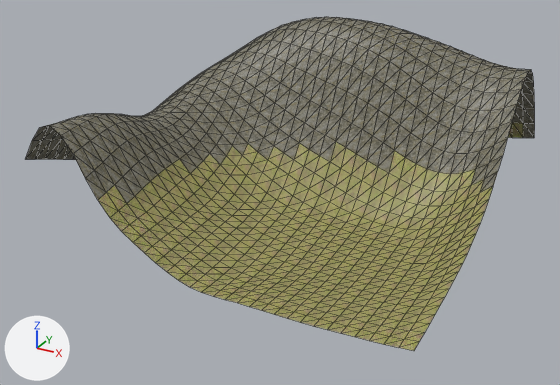
A saved change to the glTF model assets/levels/overworld/chunk_-1_0.glb.
The view is the same before and after, from a camera (50 mm lens) standing at (56.5, -111.3, 59.8) and looking at (-1.7, -5.5, 6.9). Every picture has the same lights, and +X, +Y and +Z are marked at lower left. The first picture is the older version. Mesh edges are drawn as thin lines. Vertices at exactly the same position are counted once.

Objects in the first picture: 'chunk_-1_0-col'.
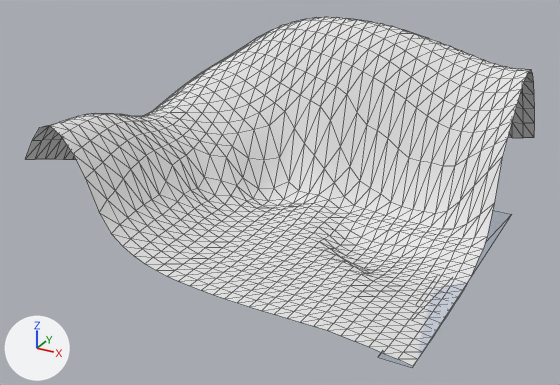
Location of each change, (x1, y1, x2, y2) in pixels of the pictures (560 x 385 px; the box of a moved part takes in the faces that stretch with it):
'chunk_-1_0-col', reshaped
    before: (26, 17, 535, 351)
    after: (26, 17, 535, 366)
'Plane-water', added
    after: (378, 211, 512, 367)
part 1 of me_chunk__1_0, moved or reshaped
    before: (86, 66, 507, 351)
    after: (85, 66, 507, 366)
part 2 of me_chunk__1_0, recoloured
    before: (98, 123, 523, 351)
    after: (99, 123, 523, 366)
part 3 of me_chunk__1_0, recoloured (grey to white)
    before: (26, 17, 535, 203)
    after: (26, 17, 535, 238)

The change, as a list of edits to the scene's bpy script:
```text
Add mat_terrain:
    mat_terrain = principled_material('terrain')
    mat_terrain.base_color = (0.8, 0.8, 0.8)  # white #e7e7e7
    mat_terrain.roughness = 1.0
Add mat_water:
    mat_water = principled_material('water')
    mat_water.base_color = (0.0, 0.255, 0.8)  # blue #008ae7
    mat_water.alpha = 0.15
Change me_chunk__1_0:
    used by ob_chunk__1_0_col; location = (0.0, 0.0, 0.0)
    remove me_chunk__1_0.from_pydata(...)  # 1089 vertices, 2048 faces; spans x -32.0..32.0, y -32.0..32.0, z 0.9..32.7
    add me_chunk__1_0.from_pydata(...)  # 1089 vertices, 2048 faces; spans x -32.0..32.0, y -32.0..32.0, z -0.8..32.7
    me_chunk__1_0 part 1: 460 of 1089 vertices moved; they spanned x -18.0..32.0, y -32.0..8.0, z 1.4..22.0 and now span x -18.0..32.0, y -32.0..8.0, z -0.8..21.4; mean shift (0.0, 0.0, -2.6); largest move (8.0, 4.0, 12.5) -> (8.0, 4.0, 2.9)
    me_chunk__1_0 part 2: 936 faces spanning x -32.0..32.0, y -32.0..32.0, z -0.8..14.1 switch from mat_grass (picture img_grass) to mat_terrain (white #e7e7e7)
    me_chunk__1_0 part 3: 1112 faces spanning x -32.0..32.0, y -32.0..32.0, z 2.3..32.7 switch from mat_cliff (picture img_cliff_stone) to mat_terrain (white #e7e7e7)
Add me_plane_water:
    me_plane_water.from_pydata([(27.3, 19.8, 0.0), (32.0, 19.8, 0.0), (27.3, -32.0, 0.0), (32.0, -32.0, 0.0)], [], [(2, 3, 1), (2, 1, 0)])
    me_plane_water.materials.append(mat_water)  # blue #008ae7
Add ob_plane_water:
    ob_plane_water = bpy.data.objects.new('Plane-water', me_plane_water)
    ob_plane_water.location = (0.0, 0.0, 0.0)
```
